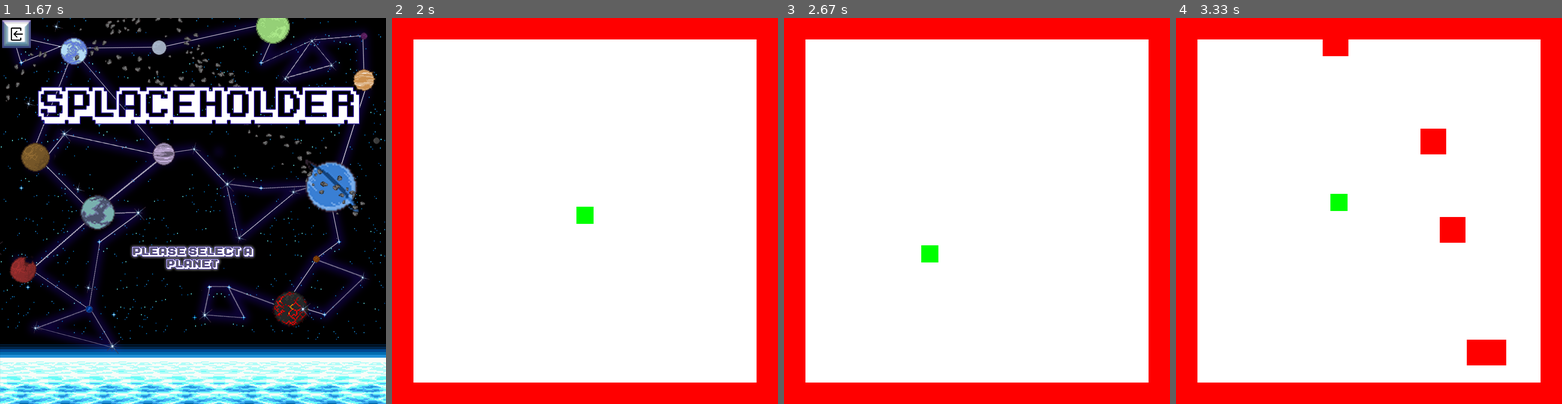
Above: before the commit, frames 1-4 (left to right).
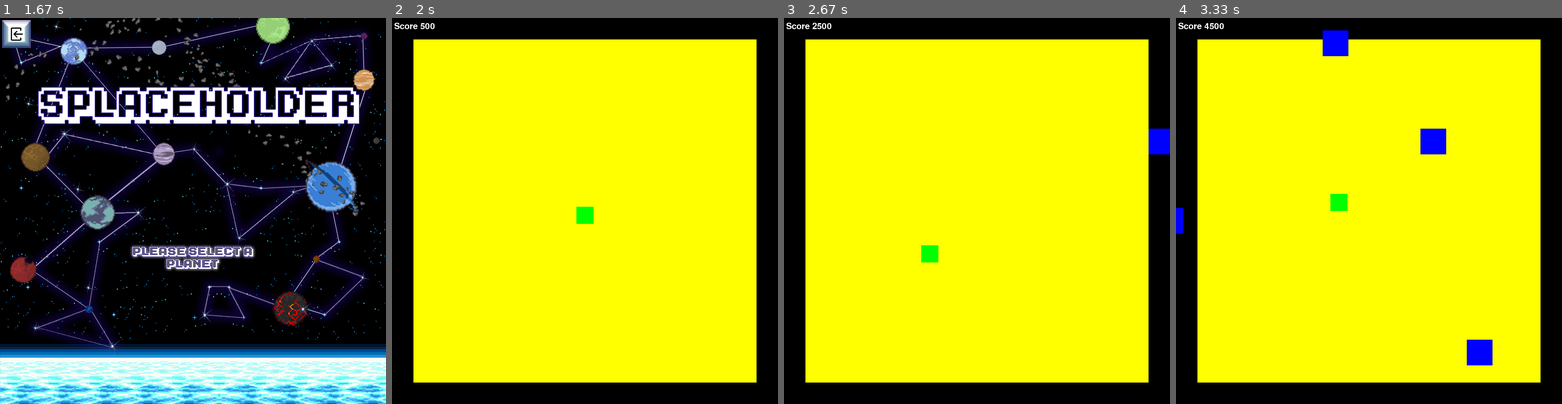
Above: after the commit, the same moments.

Repository: Errox/DickButt
Game: pygame game, started from main.py
Same seed, same stepped clock (60 frames per second), same inputs: the game is played once before the commit and once after it.
Inputs (mouse positions are in pixels of both pictures, inside the frame that each line leads up to):
- Up to frame 1 (1.67 s): hold Left 0.33-0.87 s; click (193, 268) at 1.03 s; click (200, 195) at 1.37 s
- Up to frame 2 (2 s): click (669, 33) at 1.73 s; hold Down from 1.97 s (still down)
- Up to frame 3 (2.67 s): move the mouse to (884, 214) at 2 s; release Down at 2.27 s; hold Left from 2.3 s (still down)
- Up to frame 4 (3.33 s): release Left at 2.7 s; hold Up 2.73-3.1 s; hold Right from 3.13 s (still down)

Frame 1 is identical in both runs. In frame 2, 100% of the frame differs, in the area x 0-100%, y 0-100%; in frame 3, 100%; in frame 4, 100%.

Commit message:
visual score
de score staat er nu bij

Diff:
--- a/sumo_smash.py
+++ b/sumo_smash.py
@@ -15,6 +15,11 @@
     GREEN = (0, 255, 0)
     BLUE = (0, 0, 255)
     YELLOW = (255, 255, 0)
+
+    time = 10_000
+    count = 0
+
+    font = pygame.font.SysFont('Arcadepix.ttf', 30)
 
     # initialize pygame and create window
     pygame.init()
@@ -70,7 +75,7 @@
         def __init__(self):
             pygame.sprite.Sprite.__init__(self)
             self.image = pygame.Surface((60, 60))
-            self.image.fill(RED)
+            self.image.fill(BLUE)
             self.rect = self.image.get_rect()
             self.rect.x = random.randrange(-500, -400)
             self.rect.y = random.randrange(HEIGHT - self.rect.height)
@@ -87,7 +92,7 @@
         def __init__(self):
             pygame.sprite.Sprite.__init__(self)
             self.image = pygame.Surface((60, 60))
-            self.image.fill(RED)
+            self.image.fill(BLUE)
             self.rect = self.image.get_rect()
             self.rect.x = random.randrange(WIDTH - self.rect.width)
             self.rect.y = random.randrange(-500, -400)
@@ -104,7 +109,7 @@
         def __init__(self):
             pygame.sprite.Sprite.__init__(self)
             self.image = pygame.Surface((60, 60))
-            self.image.fill(RED)
+            self.image.fill(BLUE)
             self.rect = self.image.get_rect()
             self.rect.x = 1200
             self.rect.y = random.randrange(50, 850)
@@ -121,7 +126,7 @@
         def __init__(self):
             pygame.sprite.Sprite.__init__(self)
             self.image = pygame.Surface((60, 60))
-            self.image.fill(RED)
+            self.image.fill(BLUE)
             self.rect = self.image.get_rect()
             self.rect.x = random.randrange(50, 850)
             self.rect.y = 1200
@@ -139,36 +144,73 @@
     player = Player()
     walls = pygame.sprite.Group()
     all_sprites.add(player)
-    for i in range(2):
+    for i in range(1):
         m1 = Mob1()
         m2 = Mob2()
         m3 = Mob3()
         m4 = Mob4()
         all_sprites.add(m1, m2, m3, m4)
         mobs.add(m1, m2, m3, m4)
-
-    time = 10_000
-    count = 0
+    if time == 9800:
+        for i in range(2):
+            m1 = Mob1()
+            m2 = Mob2()
+            m3 = Mob3()
+            m4 = Mob4()
+            all_sprites.add(m1, m2, m3, m4)
+            mobs.add(m1, m2, m3, m4)
+
 
     block_1 = -450
     block_2 = 850
     block_3 = 850
     block_4 = -450
+
+    backround = YELLOW
 
     # Game loop
     running = True
     while running:
         time = time - 1
         if time == 9750:
-            block_1 = -450
-            block_2 = 850
-            block_3 = 850
-            block_4 = -450
+            block_1 = -400
+            block_2 = 800
+            block_3 = 800
+            block_4 = -400
         if time == 9500:
             block_1 = -350
             block_2 = 750
             block_3 = 750
             block_4 = -350
+        if time == 9750:
+            for i in range(1):
+                m1 = Mob1()
+                m2 = Mob2()
+                m3 = Mob3()
+                m4 = Mob4()
+                all_sprites.add(m1, m2, m3, m4)
+                mobs.add(m1, m2, m3, m4)
+        if time == 9500:
+            for i in range(1):
+                m1 = Mob1()
+                m2 = Mob2()
+                m3 = Mob3()
+                m4 = Mob4()
+                all_sprites.add(m1, m2, m3, m4)
+                mobs.add(m1, m2, m3, m4)
+        if time == 9800:
+            backround = RED
+        if time == 9790:
+            backround = YELLOW
+        if time == 9780:
+            backround = RED
+        if time == 9770:
+            backround = YELLOW
+        if time == 9760:
+            backround = RED
+        if time == 9750:
+            backround = YELLOW
+        print (time)
         # keep loop running at the right speed
         clock.tick(FPS)
         # Process input (events)
@@ -177,8 +219,8 @@
             if event.type == pygame.QUIT:
                 running = False
 
-        count += 1
-        score = int(count / 3)
+        count += 100
+        score = int(count)
 
         # Update
         all_sprites.update()
@@ -191,13 +233,16 @@
             running = False
             game_over.start(score)
 
-        # Draw / render
-        screen.fill(WHITE)
-        pygame.draw.rect(screen, RED, [block_1, 0, 500, 900]) # left
-        pygame.draw.rect(screen, RED, [block_2, 0, 500, 900]) # Richt
-        pygame.draw.rect(screen, RED, [0, block_3, 900, 500]) # bottom
-        pygame.draw.rect(screen, RED, [0, block_4, 900, 500]) # top
+
+
+        screen.fill(backround)
+        pygame.draw.rect(screen, BLACK, [block_1, 0, 500, 900]) # left
+        pygame.draw.rect(screen, BLACK, [block_2, 0, 500, 900]) # Richt
+        pygame.draw.rect(screen, BLACK, [0, block_3, 900, 500]) # bottom
+        pygame.draw.rect(screen, BLACK, [0, block_4, 900, 500]) # top
         all_sprites.draw(screen)
+        scoretext = font.render("Score {0}".format(score), 1, WHITE)
+        screen.blit(scoretext, (5, 10))
         # *after* drawing everything, flip the display
         pygame.display.flip()
 
